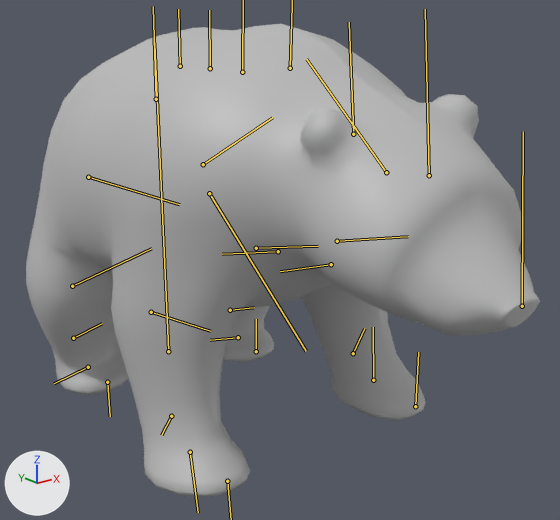
A saved change to the FBX model Assets/Public/Animations/Bear/Bear_Walk.fbx.
Camera for both pictures: a 50 mm camera at (-0.161, -0.281, 0.143) aimed at (0.003, -0.076, 0.061). The axes (+X, +Y, +Z) are drawn at lower left. The lights are the same throughout. Both versions are drawn at frame 23 of the action 'Bear_Walk'; the numbers are the values there. The bones that bend it are drawn over the model as lines.

Names of what the first picture shows: 'Bear'.
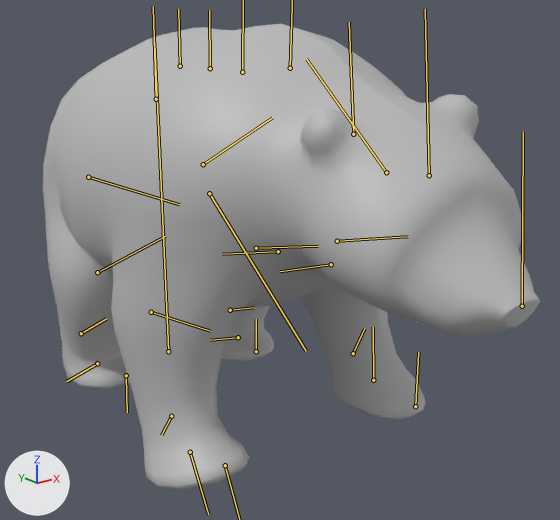
The change in detail:
Bone 'R_Hand' (bone_r_hand) turns from (2, -1, -1) to (-1, 0, 13) degrees about its own x, y and z.
Bone 'R_Leg' (bone_r_leg) turns from (-1, -5, 9) to (-2, -30, 9) degrees about its own x, y and z.
Bone 'R_Knee' (bone_r_knee) turns from (-1, 36, -25) to (-1, 57, -26) degrees about its own x, y and z.

What differs and where, as boxes (x1, y1, x2, y2) in the pictures (560 x 520 px):
'Bear', posed: before (26, 24, 540, 497); after (43, 24, 540, 490)
bone 'R_Hand', root to tip: before (190, 452) to (198, 512); after (190, 452) to (208, 514)
bone 'R_Knee', root to tip: before (72, 286) to (151, 248); after (97, 272) to (165, 236)
